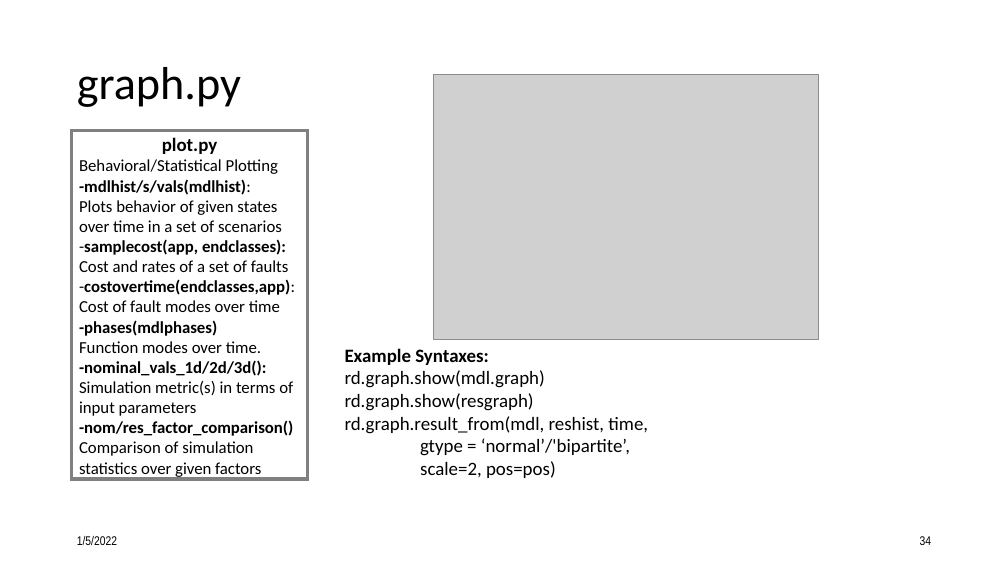
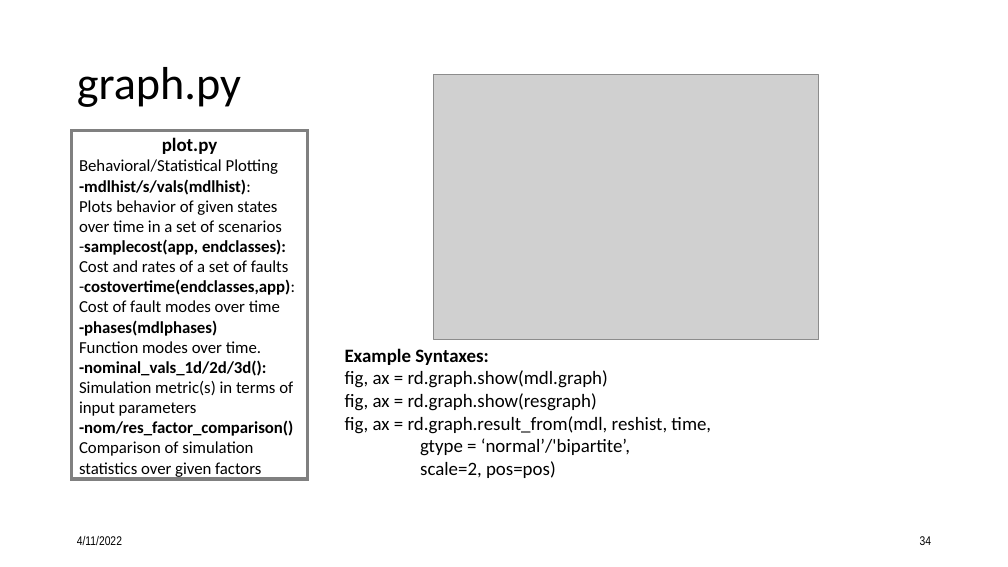
Before and after one commit to nasa/fmdtools, a slide deck: slide 34 of docs/Intro to fmdtools.pptx. Drawn at 1008x567 pixels with LibreOffice and Linux fonts; fonts in the diff are those of the drawing; grey boxes stand for pictures. Boxes give left, top, right and bottom in pixels: in the first picture for what was removed or moved away, otherwise in the second. Text is boxed around its words. In the diff, an @@ line names an element or a change of style, - is before the commit and + after.

```diff
--- a/docs/Intro to fmdtools.pptx
+++ b/docs/Intro to fmdtools.pptx
@@ text at (345,370,711,434): text changed @@
-rd.graph.show(mdl.graph)
-rd.graph.show(resgraph)
-rd.graph.result_from(mdl, reshist, time,
+fig, ax = rd.graph.show(mdl.graph)
+fig, ax = rd.graph.show(resgraph)
+fig, ax = rd.graph.result_from(mdl, reshist, time,
@@ text at (77,536,122,545): text changed @@
-1/5/2022
+4/11/2022
```
Also in this commit, not shown: 37 other slides changed, 40 other files.
